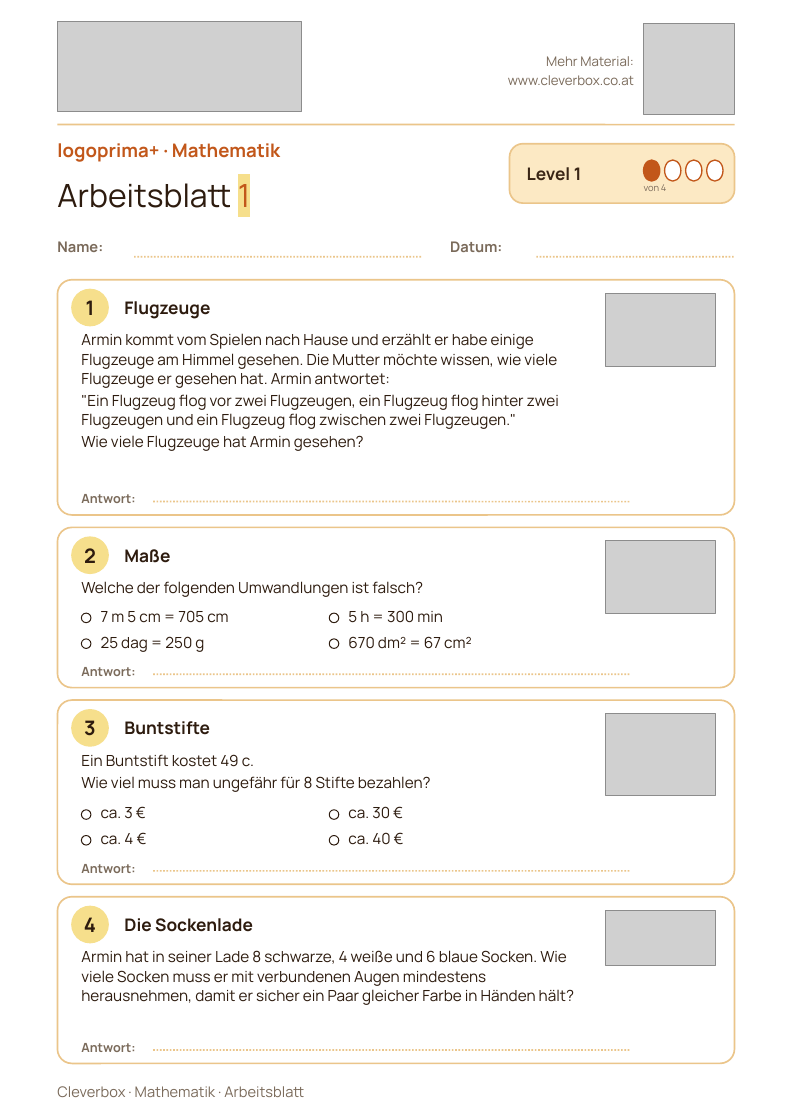
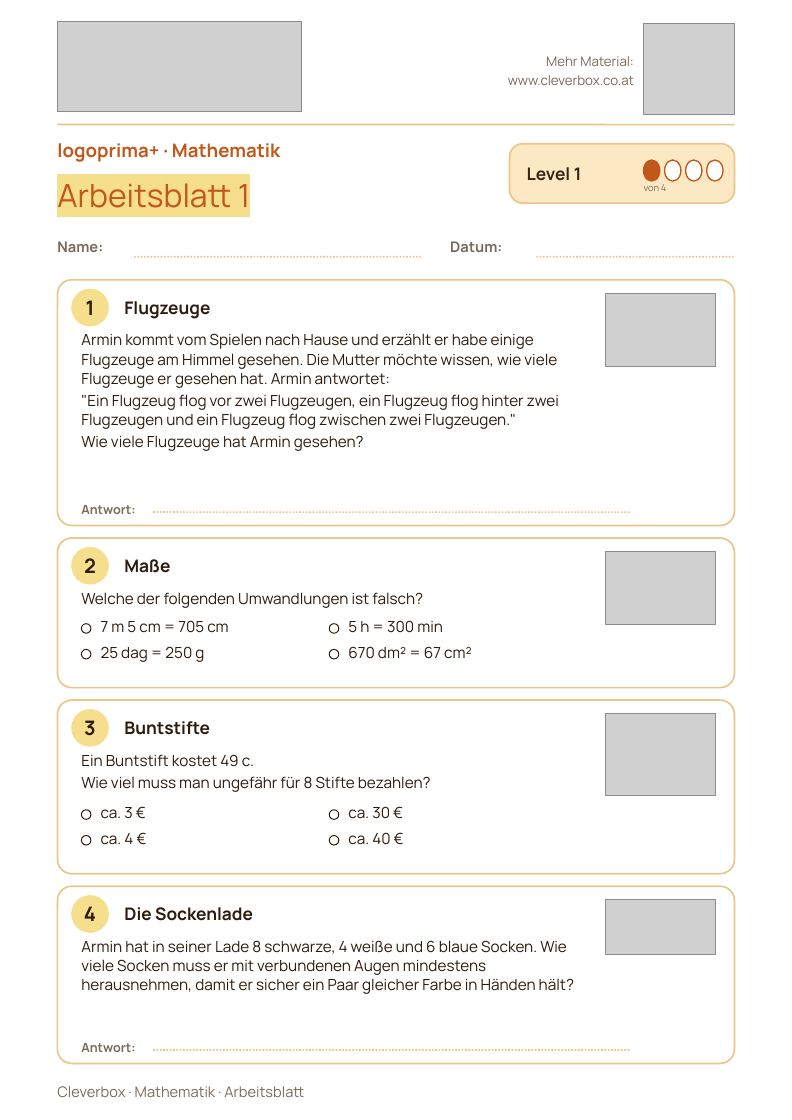
Before and after one commit to arminheske/claudecloud, a slide deck: slide 2 of videoslides/logoprima-schulstufe5.pptx. Drawn at 792x1120 pixels with LibreOffice and Linux fonts; fonts in the diff are those of the drawing; grey boxes stand for pictures. Boxes give left, top, right and bottom in pixels: in the first picture for what was removed or moved away, otherwise in the second. Text is boxed around its words. In the diff, an @@ line names an element or a change of style, - is before the commit and + after.

```diff
--- a/videoslides/logoprima-schulstufe5.pptx
+++ b/videoslides/logoprima-schulstufe5.pptx
@@ text "Arbeitsblatt 1" at (57, 183, 250, 208): text colour #2D1B0E to #C2571A, highlight none to #F6DF8C @@
@@ rounded rectangle: place and size @@
-rounded rectangle at (57, 280, 735, 515)
+rounded rectangle at (57, 280, 735, 526)
@@ proportions changed in 4 elements at (57, 280, 735, 526), (57, 700, 735, 873), (57, 886, 735, 1063), (57, 538, 735, 688) @@
@@ rounded rectangle: place and size @@
-rounded rectangle at (57, 528, 735, 688)
+rounded rectangle at (57, 538, 735, 688)
@@ 8 texts, 5 ellipses, 1 picture, 1 line: place and size @@
-8 texts, 5 ellipses, 1 picture, 1 line at (72, 494, 715, 652)
+8 texts, 5 ellipses, 1 picture, 1 line at (72, 505, 715, 662)
@@ text removed at (81, 667, 135, 676) @@
-Antwort:
@@ line removed from (153, 674) to (630, 674) @@
@@ rounded rectangle: place and size @@
-rounded rectangle at (57, 700, 735, 884)
+rounded rectangle at (57, 700, 735, 873)
@@ text removed at (81, 864, 135, 873) @@
-Antwort:
@@ rounded rectangle: place and size @@
-rounded rectangle at (57, 896, 735, 1063)
+rounded rectangle at (57, 886, 735, 1063)
@@ 3 texts, 1 picture, 1 ellipse: place and size @@
-3 texts, 1 picture, 1 ellipse at (72, 906, 715, 1005)
+3 texts, 1 picture, 1 ellipse at (72, 895, 715, 994)
@@ line removed from (153, 871) to (630, 871) @@
```
Also in this commit, not shown: 9 other slides changed, 2 other files.
